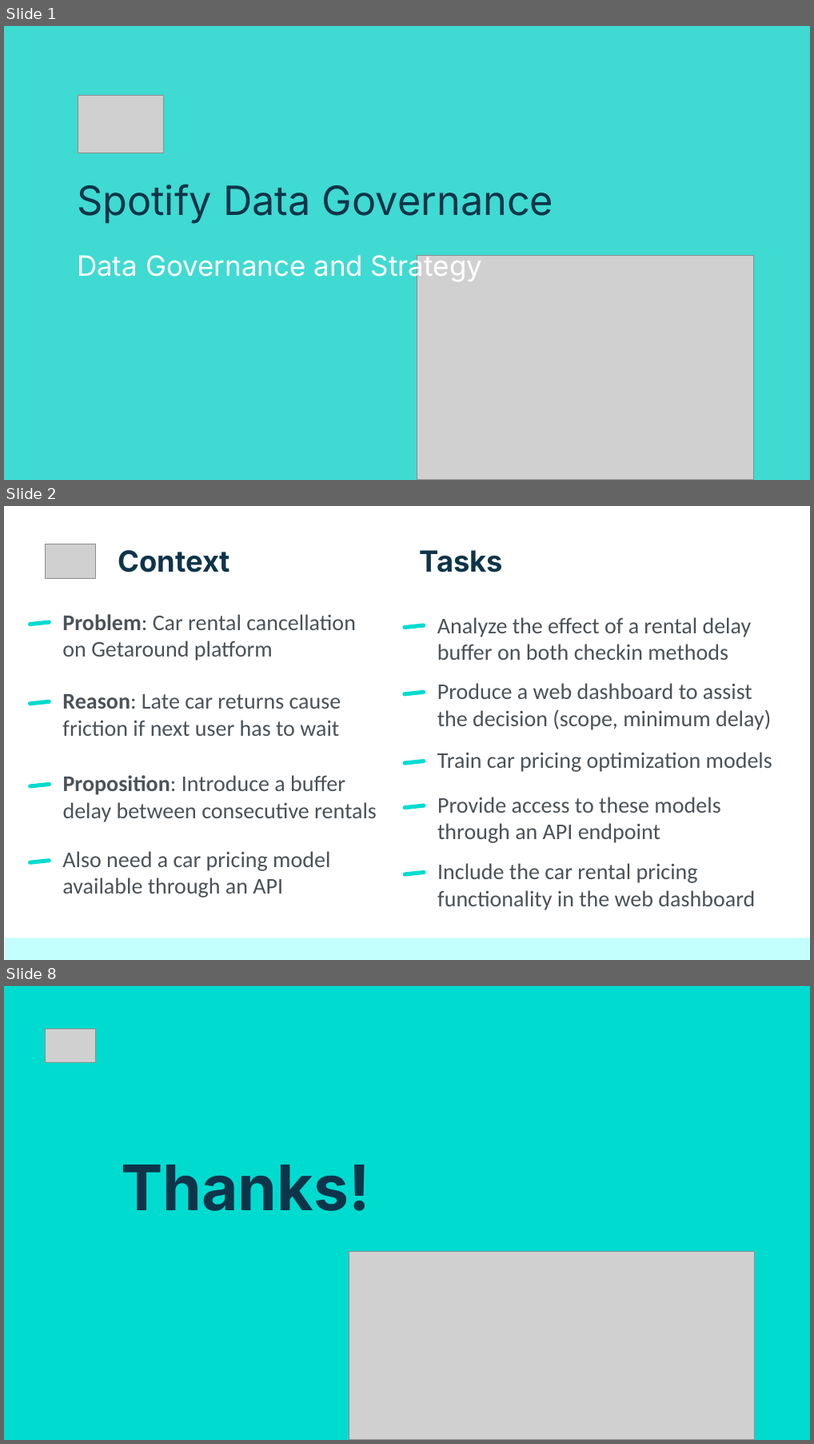
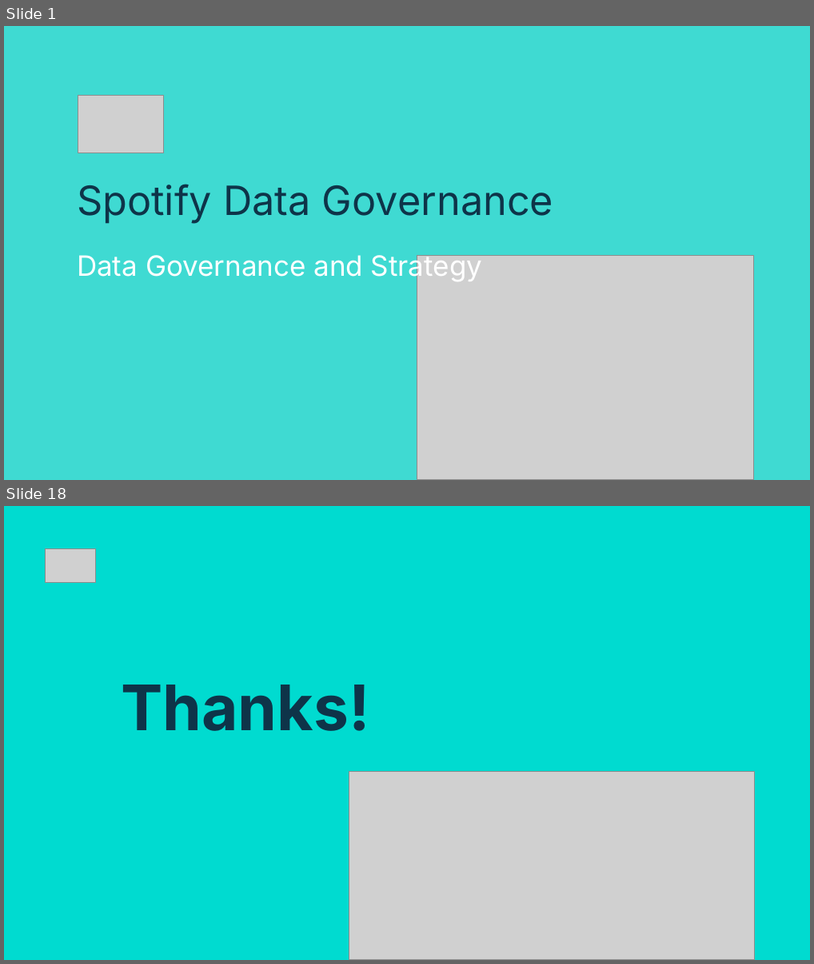
Before and after one commit to netesf13d/jedha-projects, a slide deck: 2-01-Spotify_Data_Governance/presentation/Presentation - 2-01 - Spotify Data Governance.odp. Shown one above the other, each under a label of ours: slides 1, 2 and 8 before the commit, slides 1 and 18 after it; the slides between them are not shown. The pictures are 814x1444 and 814x964 pixels, drawn with LibreOffice and Linux fonts; fonts in the diff are those of the drawing; grey boxes stand for pictures. Boxes give left, top, right and bottom in pixels: in the first picture for what was removed or moved away, otherwise in the second. Text is boxed around its words. In the diff, an @@ line names an element or a change of style, - is before the commit and + after.

```diff
--- a/2-01-Spotify_Data_Governance/presentation/Presentation - 2-01 - Spotify Data Governance.odp
+++ b/2-01-Spotify_Data_Governance/presentation/Presentation - 2-01 - Spotify Data Governance.odp
@@ slide 2 removed at bbox=[4, 506, 810, 960], background #FFFFFF @@
@@ picture removed at bbox=[45, 544, 96, 578] @@
@@ title removed at bbox=[118, 550, 230, 572] @@
-Context
@@ title removed at bbox=[419, 550, 503, 572] @@
-Tasks
@@ rounded rectangle removed at bbox=[28, 620, 52, 627] @@
@@ title removed at bbox=[62, 614, 356, 660] @@
-Problem: Car rental cancellation on Getaround platform
@@ rounded rectangle removed at bbox=[403, 624, 426, 630] @@
@@ title removed at bbox=[438, 617, 752, 660] @@
-Analyze the effect of a rental delay buffer on both checkin methods
@@ title removed at bbox=[62, 694, 342, 736] @@
-Reason: Late car returns cause friction if next user has to wait
@@ rounded rectangle removed at bbox=[403, 689, 426, 696] @@
@@ title removed at bbox=[438, 683, 771, 730] @@
-Produce a web dashboard to assist the decision (scope, minimum delay)
@@ rounded rectangle removed at bbox=[28, 699, 52, 705] @@
@@ rounded rectangle removed at bbox=[403, 759, 426, 765] @@
@@ title removed at bbox=[438, 752, 773, 772] @@
-Train car pricing optimization models
@@ rounded rectangle removed at bbox=[28, 781, 52, 788] @@
@@ title removed at bbox=[63, 775, 377, 822] @@
-Proposition: Introduce a buffer delay between consecutive rentals
@@ rounded rectangle removed at bbox=[403, 803, 426, 809] @@
@@ title removed at bbox=[438, 796, 721, 843] @@
-Provide access to these models through an API endpoint
@@ rounded rectangle removed at bbox=[28, 858, 52, 864] @@
@@ title removed at bbox=[62, 851, 330, 897] @@
-Also need a car pricing model available through an API
@@ title removed at bbox=[438, 863, 755, 910] @@
-Include the car rental pricing functionality in the web dashboard
@@ rounded rectangle removed at bbox=[403, 870, 426, 876] @@
@@ rectangle removed at bbox=[5, 937, 810, 959] @@
@@ what was slide 8 is now slide 18 @@
```
Also in this commit, not shown: 16 slides added, 5 other slides removed, 6 other files.
